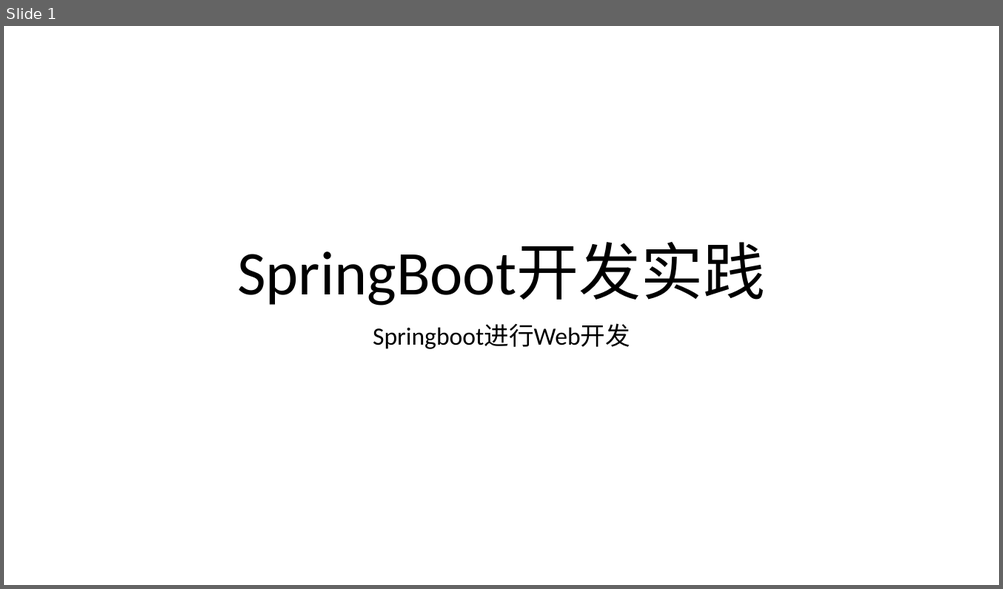
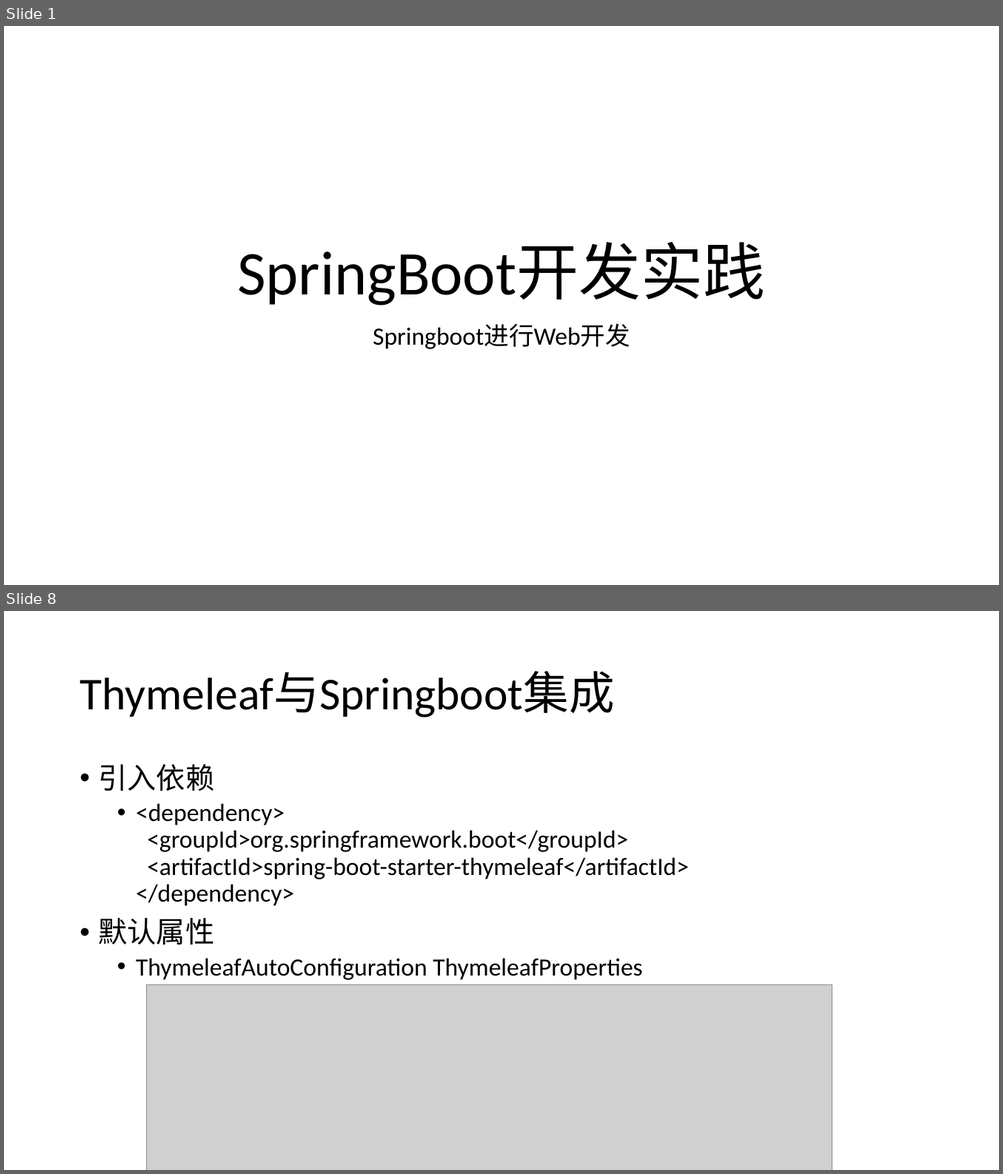
Before and after one commit to airuitian/MicroService, a slide deck: springboot/SpringBoot-4.pptx. Shown one above the other, each under a label of ours: slide 1 before the commit, slides 1 and 8 after it; the slides between them are not shown. The pictures are 1003x589 and 1003x1174 pixels, drawn with LibreOffice and Linux fonts; fonts in the diff are those of the drawing; grey boxes stand for pictures. Boxes give left, top, right and bottom in pixels: in the first picture for what was removed or moved away, otherwise in the second. Text is boxed around its words. In the diff, an @@ line names an element or a change of style, - is before the commit and + after.

```diff
--- a/springboot/SpringBoot-4.pptx
+++ b/springboot/SpringBoot-4.pptx
@@ slide 8 added at (x1=4, y1=611, x2=999, y2=1170), background #FFFFFF @@
@@ title added at (x1=79, y1=672, x2=614, y2=718), 44 pt, text #000000 @@
+Thymeleaf与Springboot集成
@@ text added at (x1=99, y1=764, x2=688, y2=980), 24 pt, text #000000 @@
+• 引入依赖
+  • <dependency>
+    <groupId>org.springframework.boot</groupId>
+    <artifactId>spring-boot-starter-thymeleaf</artifactId>
+    </dependency>
+• 默认属性
+  • ThymeleafAutoConfiguration ThymeleafProperties
@@ picture added at (x1=147, y1=985, x2=831, y2=1170) @@
```
Also in this commit, not shown: 1 slide changed, 32 other slides added, 39 other files.
